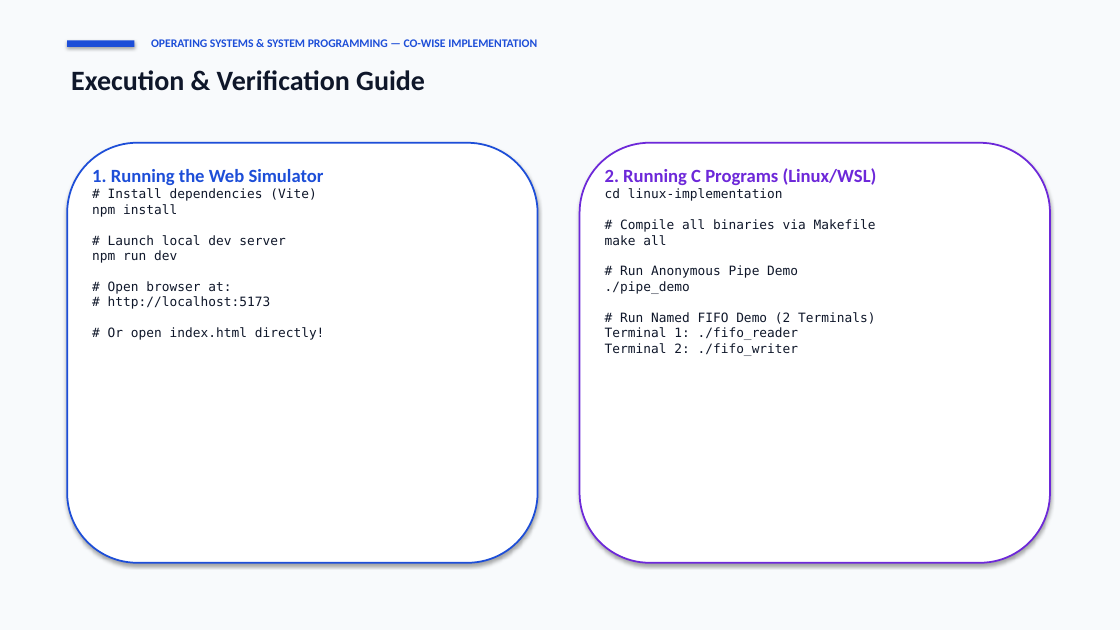
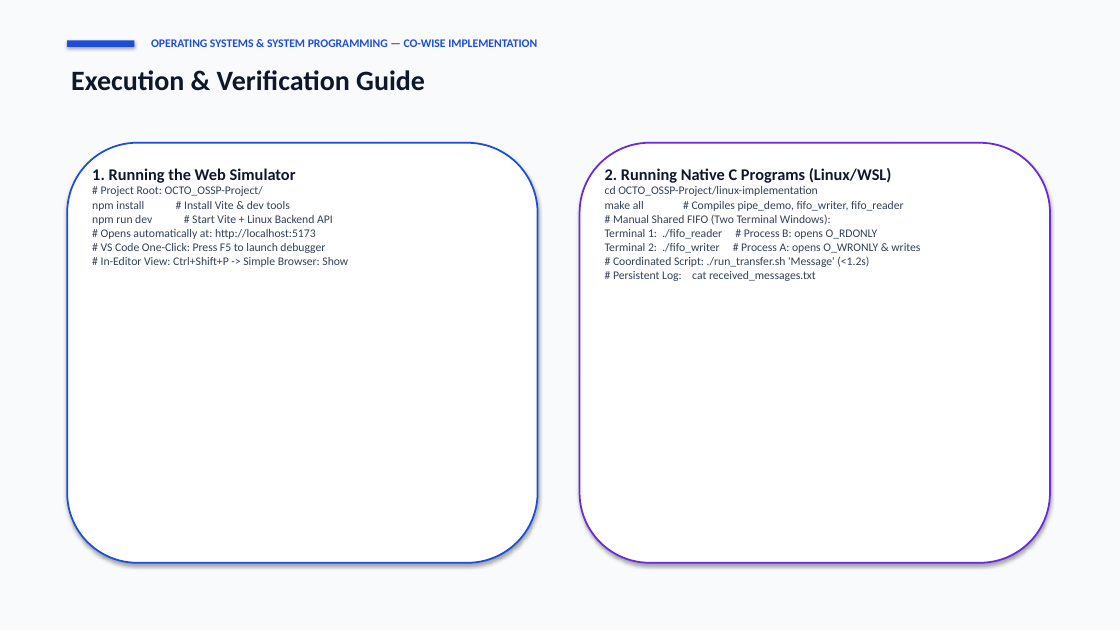
Before and after one commit to GJashwanthReddy/OCTO_OSSP, a slide deck: slide 9 of OCTO_OSSP-Project/OSSP_IPC_Project_Presentation.pptx. Drawn at 1120x630 pixels with LibreOffice and Linux fonts; fonts in the diff are those of the drawing. Boxes give left, top, right and bottom in pixels: in the first picture for what was removed or moved away, otherwise in the second. Text is boxed around its words. In the diff, an @@ line names an element or a change of style, - is before the commit and + after.

Commit message:
Update presentation PPTX and slide deck with shared Linux FIFO, real-time backend bridge, and immediate file truncation

```diff
--- a/OCTO_OSSP-Project/OSSP_IPC_Project_Presentation.pptx
+++ b/OCTO_OSSP-Project/OSSP_IPC_Project_Presentation.pptx
@@ text at (x1=92, y1=168, x2=296, y2=183): size 16 to 14 pt, text colour #1D4ED8 to #0F172A in "1. Running the Web Simulator" @@
@@ text at (x1=605, y1=168, x2=920, y2=281): text changed; size 11 to 10 pt; font DejaVu Sans Mono to Calibri; text colour #0F172A to #334155 @@
-2. Running C Programs (Linux/WSL)
-cd linux-implementation
-# Compile all binaries via Makefile
-make all
-# Run Anonymous Pipe Demo
-./pipe_demo
-# Run Named FIFO Demo (2 Terminals)
-Terminal 1: ./fifo_reader
-Terminal 2: ./fifo_writer
+2. Running Native C Programs (Linux/WSL)
+cd OCTO_OSSP-Project/linux-implementation
+make all # Compiles pipe_demo, fifo_writer, fifo_reader
+# Manual Shared FIFO (Two Terminal Windows):
+Terminal 1: ./fifo_reader # Process B: opens O_RDONLY
+Terminal 2: ./fifo_writer # Process A: opens O_WRONLY & writes
+# Coordinated Script: ./run_transfer.sh 'Message' (<1.2s)
+# Persistent Log: cat received_messages.txt
@@ text at (x1=92, y1=186, x2=348, y2=267): text changed; size 11 to 10 pt; font DejaVu Sans Mono to Calibri; text colour #0F172A to #334155 @@
-# Install dependencies (Vite)
-npm install
-# Launch local dev server
-npm run dev
-# Open browser at:
-# http://localhost:5173
-# Or open index.html directly!
+# Project Root: OCTO_OSSP-Project/
+npm install # Install Vite & dev tools
+npm run dev # Start Vite + Linux Backend API
+# Opens automatically at: http://localhost:5173
+# VS Code One-Click: Press F5 to launch debugger
+# In-Editor View: Ctrl+Shift+P -> Simple Browser: Show
```
Also in this commit, not shown: 6 other slides changed, 3 slides added, 1 slide removed, 2 other files.
